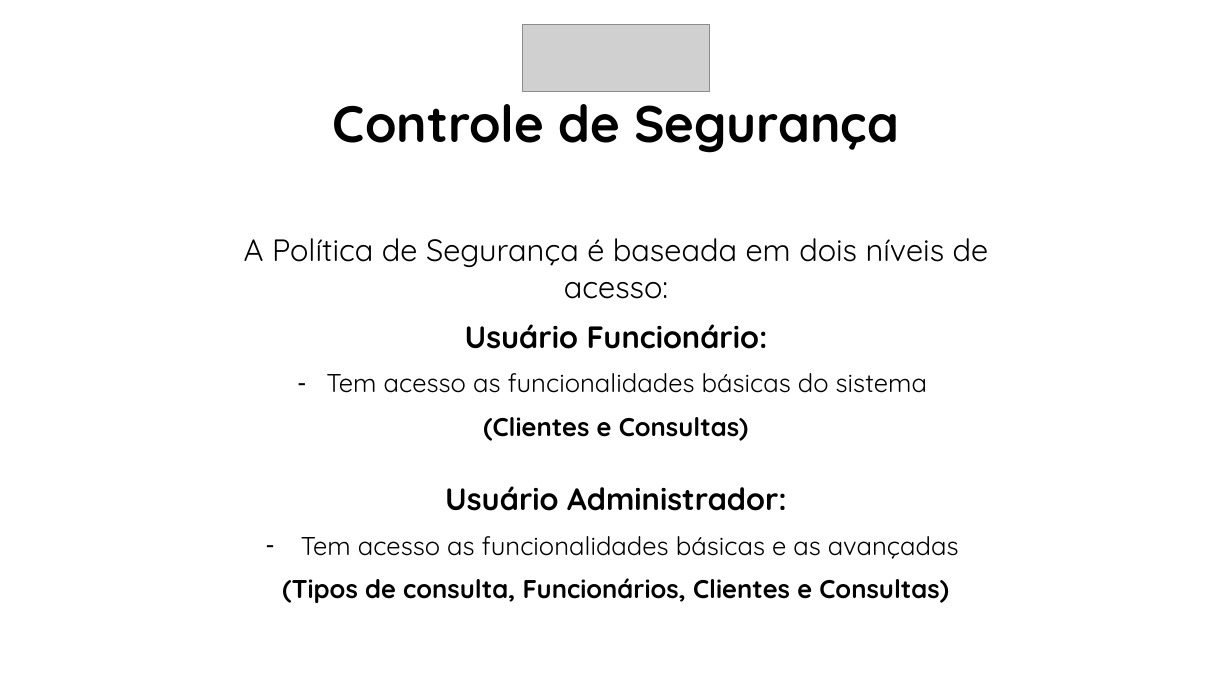
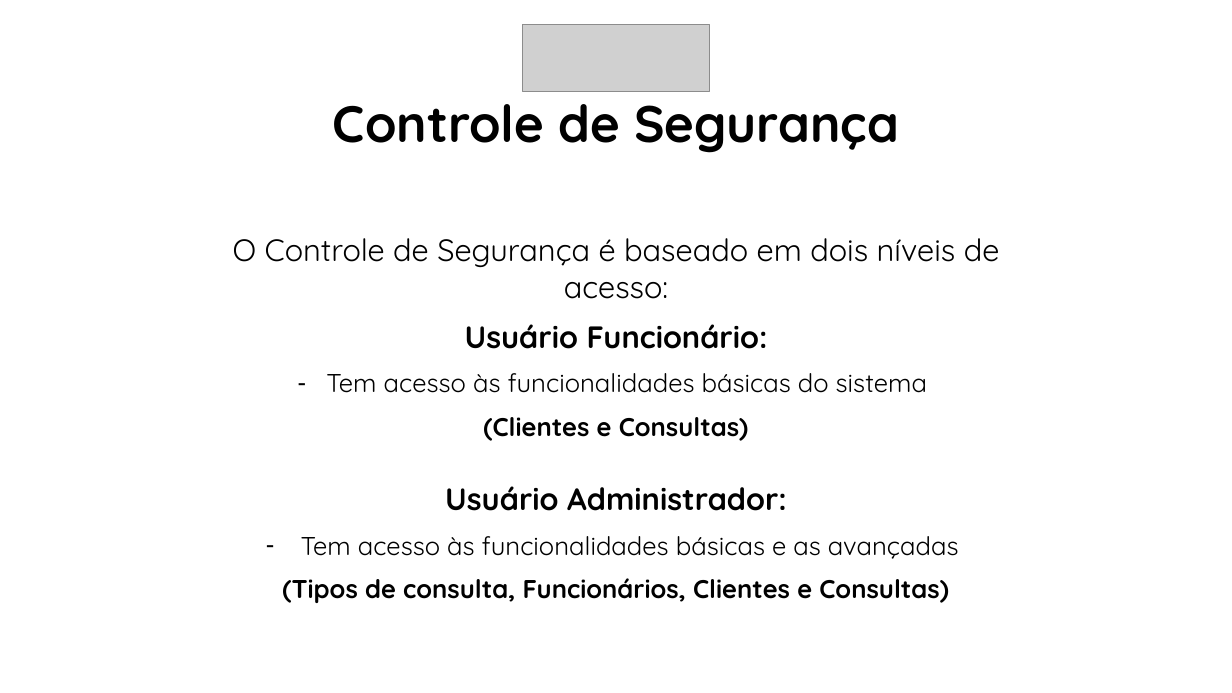
Before and after one commit to HedroPedro/TCC-HealthPlusPLus, a slide deck: slide 5 of Trabalho Escrito & Banco de Dados/Trabalho de Conclusão de Curso - Health++.pptx. Drawn at 1232x693 pixels with LibreOffice and Linux fonts; fonts in the diff are those of the drawing; grey boxes stand for pictures; background and template pictures are left out. Boxes give left, top, right and bottom in pixels: in the first picture for what was removed or moved away, otherwise in the second. Text is boxed around its words. In the diff, an @@ line names an element or a change of style, - is before the commit and + after.

```diff
--- a/Trabalho Escrito & Banco de Dados/Trabalho de Conclusão de Curso - Health++.pptx
+++ b/Trabalho Escrito & Banco de Dados/Trabalho de Conclusão de Curso - Health++.pptx
@@ text at (233,238,1000,299): text changed @@
-A Política de Segurança é baseada em dois níveis de acesso:
+O Controle de Segurança é baseado em dois níveis de acesso:
@@ text at (326,373,927,393): text changed @@
-– Tem acesso as funcionalidades básicas do sistema
+– Tem acesso às funcionalidades básicas do sistema
@@ text at (301,536,959,559): text changed @@
-– Tem acesso as funcionalidades básicas e as avançadas
+– Tem acesso às funcionalidades básicas e as avançadas
```
Also in this commit, not shown: 9 other slides changed, 1 other file.
